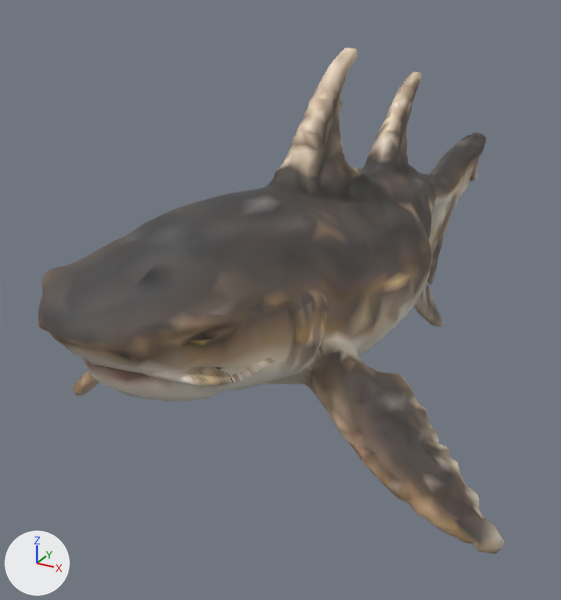
Two versions of the glTF model public/assets/triassic/creatures/hybodus.puppet.glb, one commit apart.
Both versions are drawn from a 50 mm lens placed at (1.72, -4.27, 1.45), pointed at (-0.36, -0.49, -0.44). Every picture has the same lights, and +X, +Y and +Z are marked at lower left. The picture after the commit comes second.

In view in the first picture: 'Hybodus procedural volume twin', 'Hybodus procedural volume twin lower jaw', 'Mouth lining'.
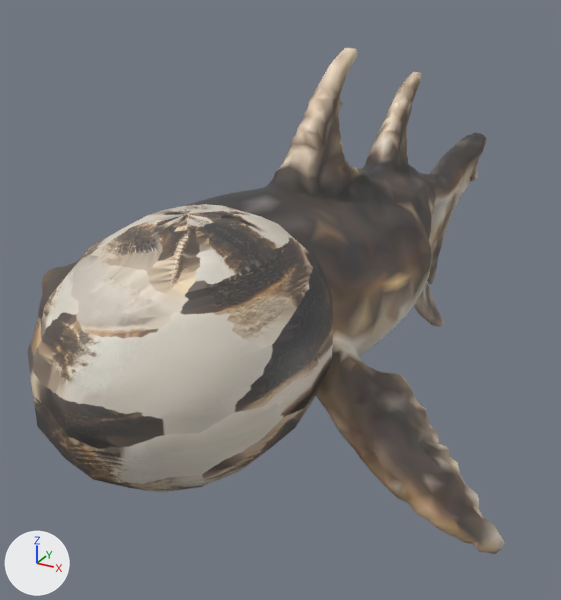
The change, as a list of edits to the scene's bpy script:
```text
Change me_mouth_lining:
    used by ob_mouth_lining; location = (0.0, 0.0, 0.0)
    remove me_mouth_lining.from_pydata(...)  # 336 vertices, 668 faces; spans x -0.385..0.385, y -2.296..-1.836, z -0.036..0.068
    add me_mouth_lining.from_pydata(...)  # 336 vertices, 668 faces; spans x -0.529..0.529, y -2.296..-1.836, z -0.077..0.049
    me_mouth_lining part 1: 336 of 336 vertices moved; they spanned x -0.385..0.385, y -2.296..-1.836, z -0.036..0.068 and now span x -0.529..0.529, y -2.296..-1.836, z -0.077..0.049; mean shift (0.0, 0.0, -0.015)
Add me_sphere:
    me_sphere.from_pydata(...)  # a UV sphere (16 segments, 9 rings, poles along z) spanning x -0.551..0.551, y -2.649..-1.162, z -0.556..0.542
    me_sphere.materials.append(mat_hybodus_mouth_lining)
Add ob_seated_jaw_hinge_tissue:
    ob_seated_jaw_hinge_tissue = bpy.data.objects.new('Seated jaw hinge tissue', me_sphere)
    ob_seated_jaw_hinge_tissue.location = (0.0, 0.0, 0.0)
```

Where the change shows, as pixel boxes (x1, y1, x2, y2) in the pictures (561 x 600 px; the box of a moved part takes in the faces that stretch with it):
'Seated jaw hinge tissue', added
    after: (28, 204, 333, 493)
part 1 of me_mouth_lining, moved or reshaped (not visible afterwards)
    before: (141, 358, 274, 387)
'Hybodus procedural volume twin lower jaw', unchanged, covered by the edit
    before: (83, 358, 266, 401)
